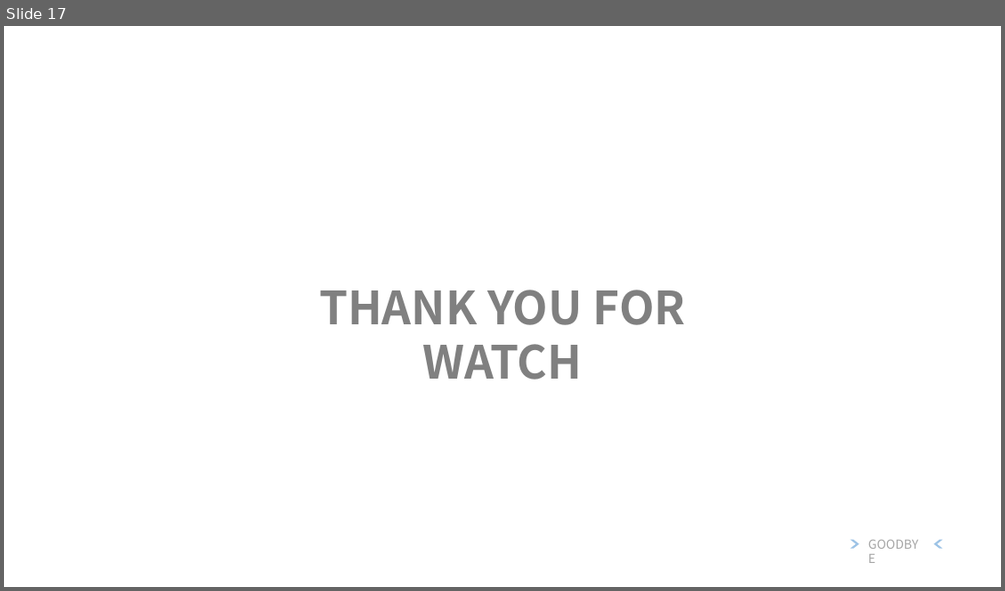
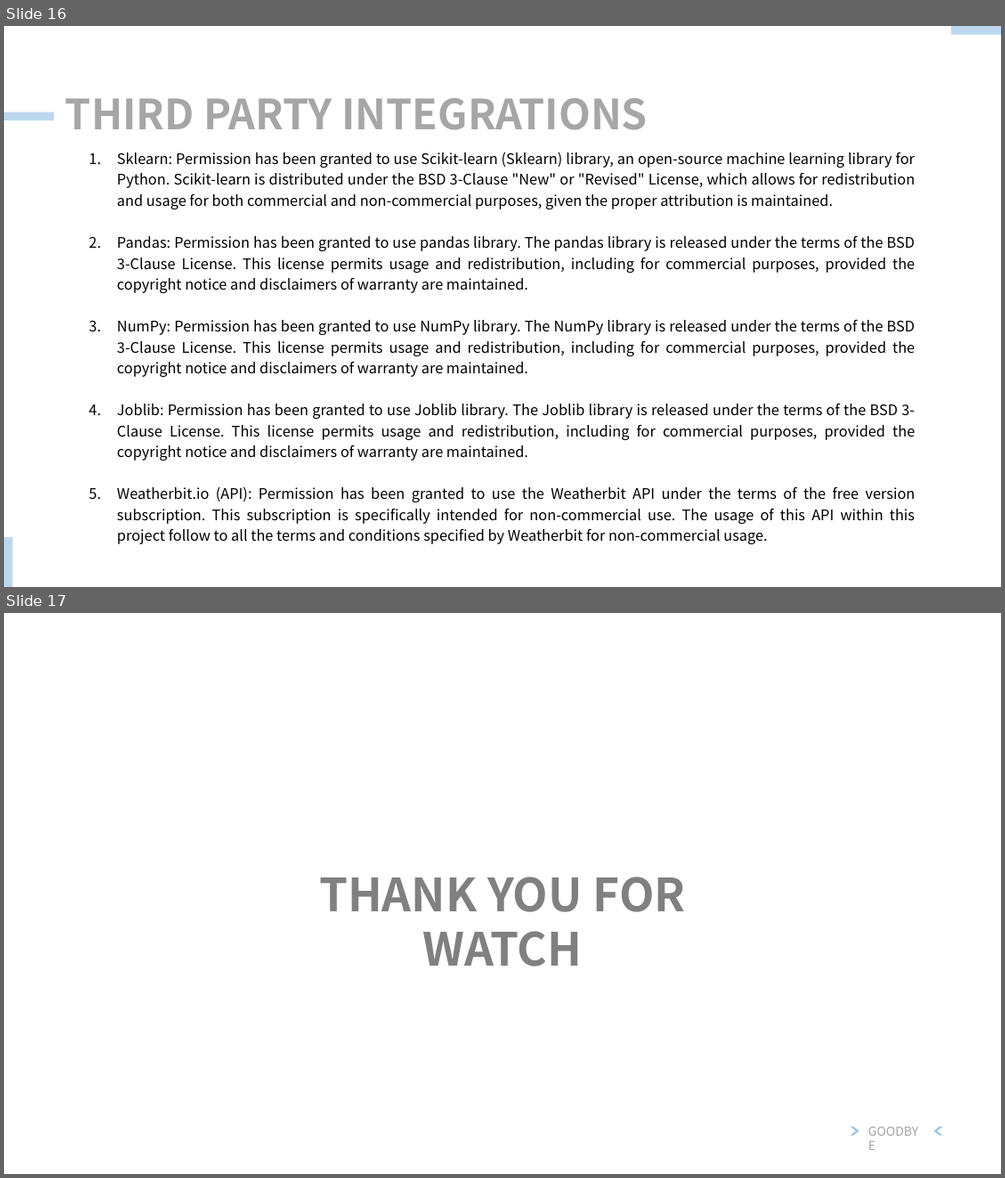
Before and after one commit to 1220780980/TiDB-Hack-Traveling-AI, a slide deck: Presentation.pptx. Shown one above the other, each under a label of ours: slide 17 before the commit, slides 16 and 17 after it. The pictures are 1005x591 and 1005x1178 pixels, drawn with LibreOffice and Linux fonts; fonts in the diff are those of the drawing. Boxes give left, top, right and bottom in pixels: in the first picture for what was removed or moved away, otherwise in the second. Text is boxed around its words. In the diff, an @@ line names an element or a change of style, - is before the commit and + after.

```diff
--- a/Presentation.pptx
+++ b/Presentation.pptx
@@ slide 16 added at [4,26,1001,587], background #FFFFFF @@
@@ rectangle added at [952,26,1001,34], fill #BDD7EE @@
@@ text added at [65,98,648,130], 40 pt, text #A6A6A6, bold @@
+THIRD PARTY INTEGRATIONS
@@ rectangle added at [4,112,54,120], fill #BDD7EE @@
@@ text added at [117,151,915,544], 14 pt, text #000000 @@
+1. Sklearn: Permission has been granted to use Scikit-learn (Sklearn) library, an open-source machine learning library for Python. Scikit-learn is distributed under the BSD 3-Clause "New" or "Revised" License, which allows for redistribution and usage for both commercial and non-commercial purposes, given the proper attribution is maintained.
+2. Pandas: Permission has been granted to use pandas library. The pandas library is released under the terms of the BSD 3-Clause License. This license permits usage and redistribution, including for commercial purposes, provided the copyright notice and disclaimers of warranty are maintained.
+3. NumPy: Permission has been granted to use NumPy library. The NumPy library is released under the terms of the BSD 3-Clause License. This license permits usage and redistribution, including for commercial purposes, provided the copyright notice and disclaimers of warranty are maintained.
+4. Joblib: Permission has been granted to use Joblib library. The Joblib library is released under the terms of the BSD 3-Clause License. This license permits usage and redistribution, including for commercial purposes, provided the copyright notice and disclaimers of warranty are maintained.
+5. Weatherbit.io (API): Permission has been granted to use the Weatherbit API under the terms of the free version subscription. This subscription is specifically intended for non-commercial use. The usage of this API within this project follow to all the terms and conditions specified by Weatherbit for non-commercial usage.
@@ rectangle added at [4,537,12,587], fill #BDD7EE @@
```
Also in this commit, not shown: 1 slide removed.
